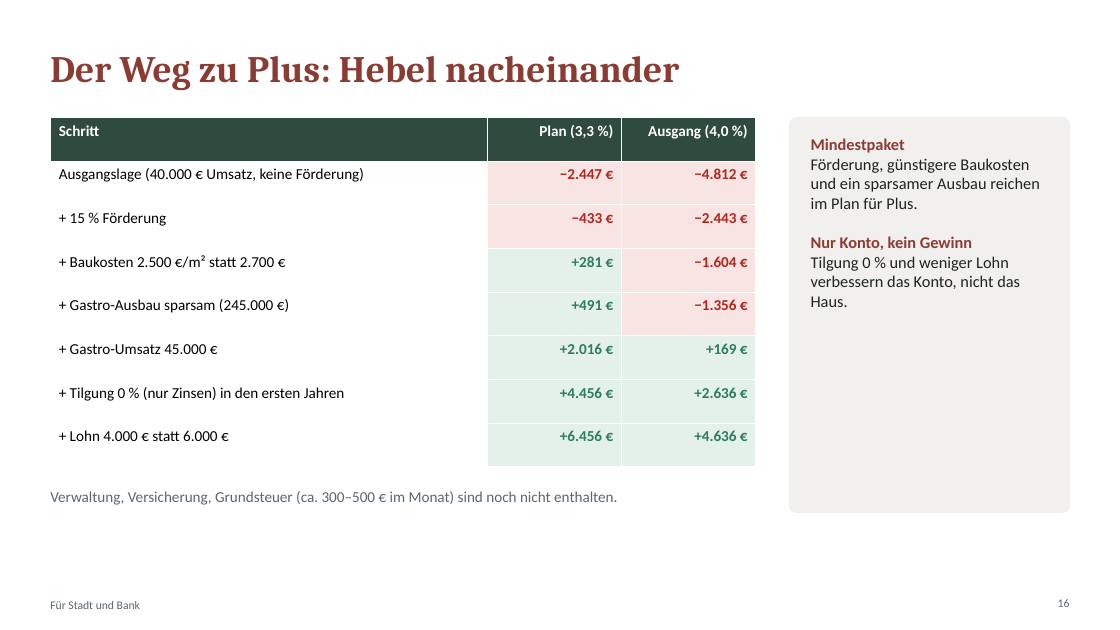
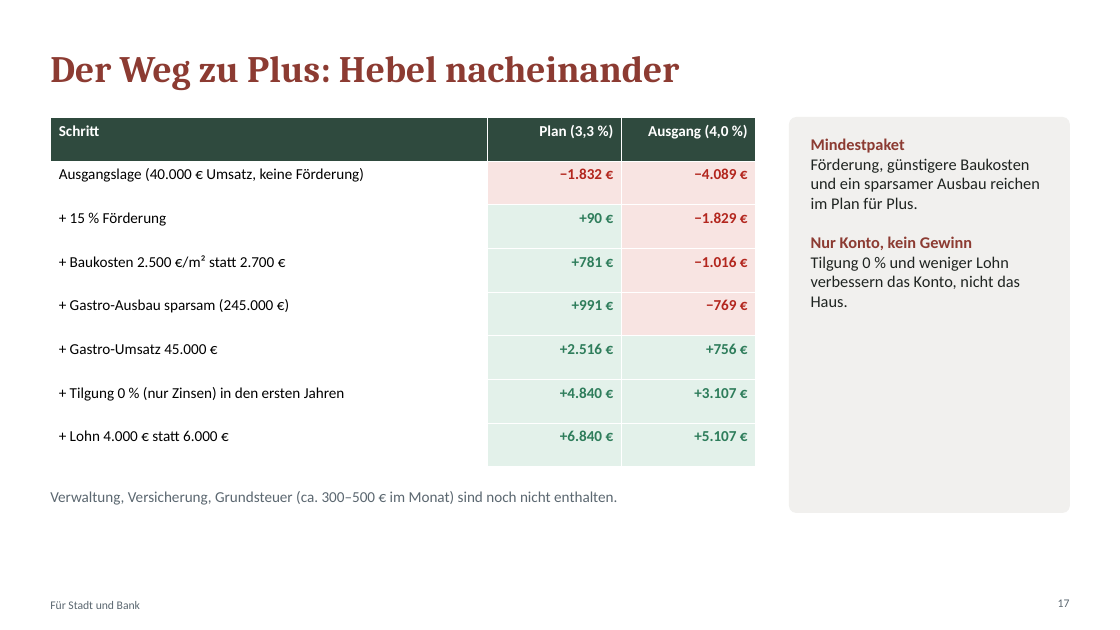
Before and after one commit to CartoonUsername/bau-projekt, a slide deck: slide 17 of praesentation/Neue-Mitte-Werlte_Baufeld3_6-Wohnungen_Gastro-EG.pptx (slide 16 before the commit). Drawn at 1120x630 pixels with LibreOffice and Linux fonts; fonts in the diff are those of the drawing. Boxes give left, top, right and bottom in pixels: in the first picture for what was removed or moved away, otherwise in the second. Text is boxed around its words. In the diff, an @@ line names an element or a change of style, - is before the commit and + after.

```diff
--- a/praesentation/Neue-Mitte-Werlte_Baufeld3_6-Wohnungen_Gastro-EG.pptx
+++ b/praesentation/Neue-Mitte-Werlte_Baufeld3_6-Wohnungen_Gastro-EG.pptx
@@ table at bbox=[50, 118, 756, 445] @@
-row 2, column 2: −2.447 €
+row 2, column 2: −1.832 €
-row 2, column 3: −4.812 €
+row 2, column 3: −4.089 €
-row 3, column 2: −433 €
+row 3, column 2: +90 €
-row 3, column 3: −2.443 €
+row 3, column 3: −1.829 €
-row 4, column 2: +281 €
+row 4, column 2: +781 €
-row 4, column 3: −1.604 €
+row 4, column 3: −1.016 €
-row 5, column 2: +491 €
+row 5, column 2: +991 €
-row 5, column 3: −1.356 €
+row 5, column 3: −769 €
-row 6, column 2: +2.016 €
+row 6, column 2: +2.516 €
-row 6, column 3: +169 €
+row 6, column 3: +756 €
-row 7, column 2: +4.456 €
+row 7, column 2: +4.840 €
-row 7, column 3: +2.636 €
+row 7, column 3: +3.107 €
-row 8, column 2: +6.456 €
+row 8, column 2: +6.840 €
-row 8, column 3: +4.636 €
+row 8, column 3: +5.107 €
@@ fill #F8E4E2 to #E3F1EA in row 3, column 2 @@
@@ page number at bbox=[1058, 599, 1070, 607]: text changed @@
-16
+17
```
Also in this commit, not shown: 15 other slides changed, 1 slide added, 13 other files.
